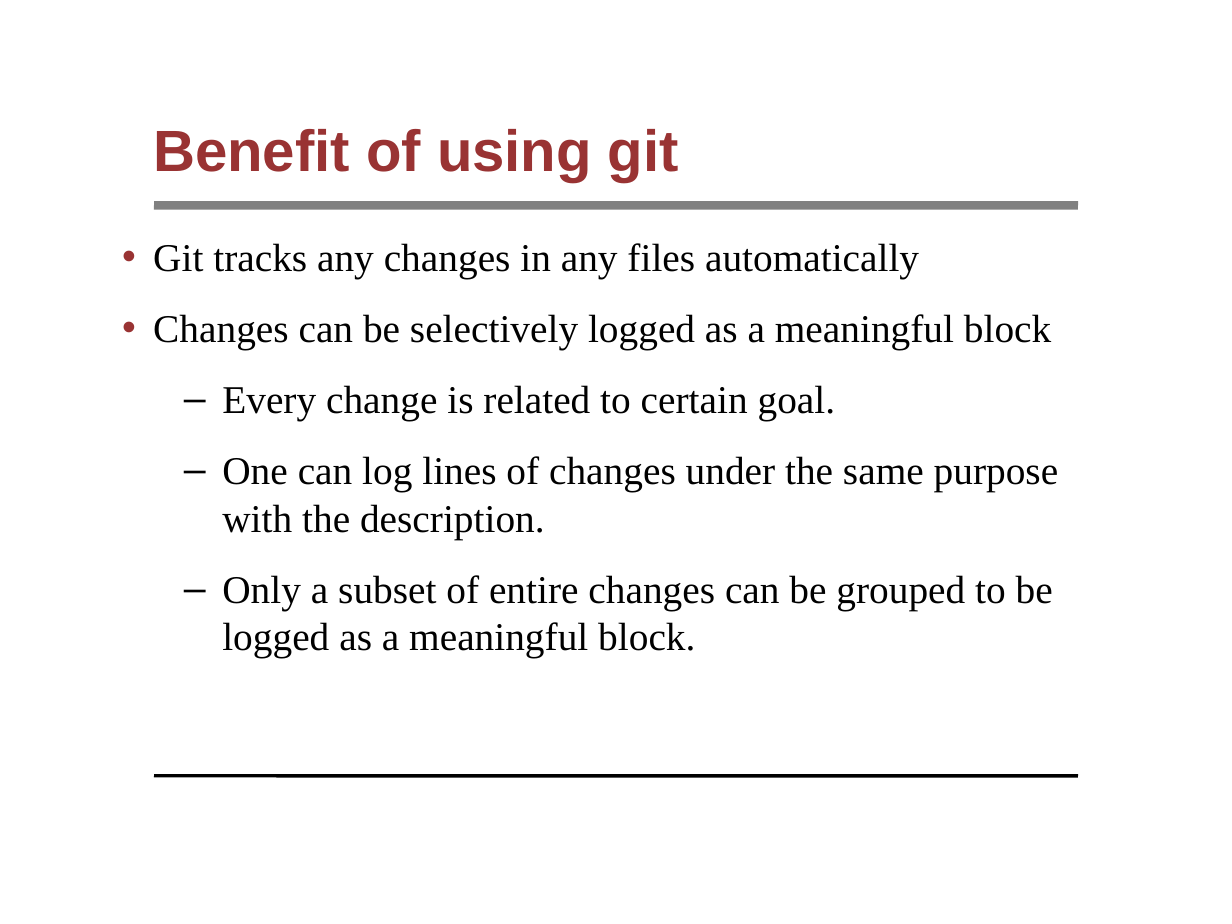
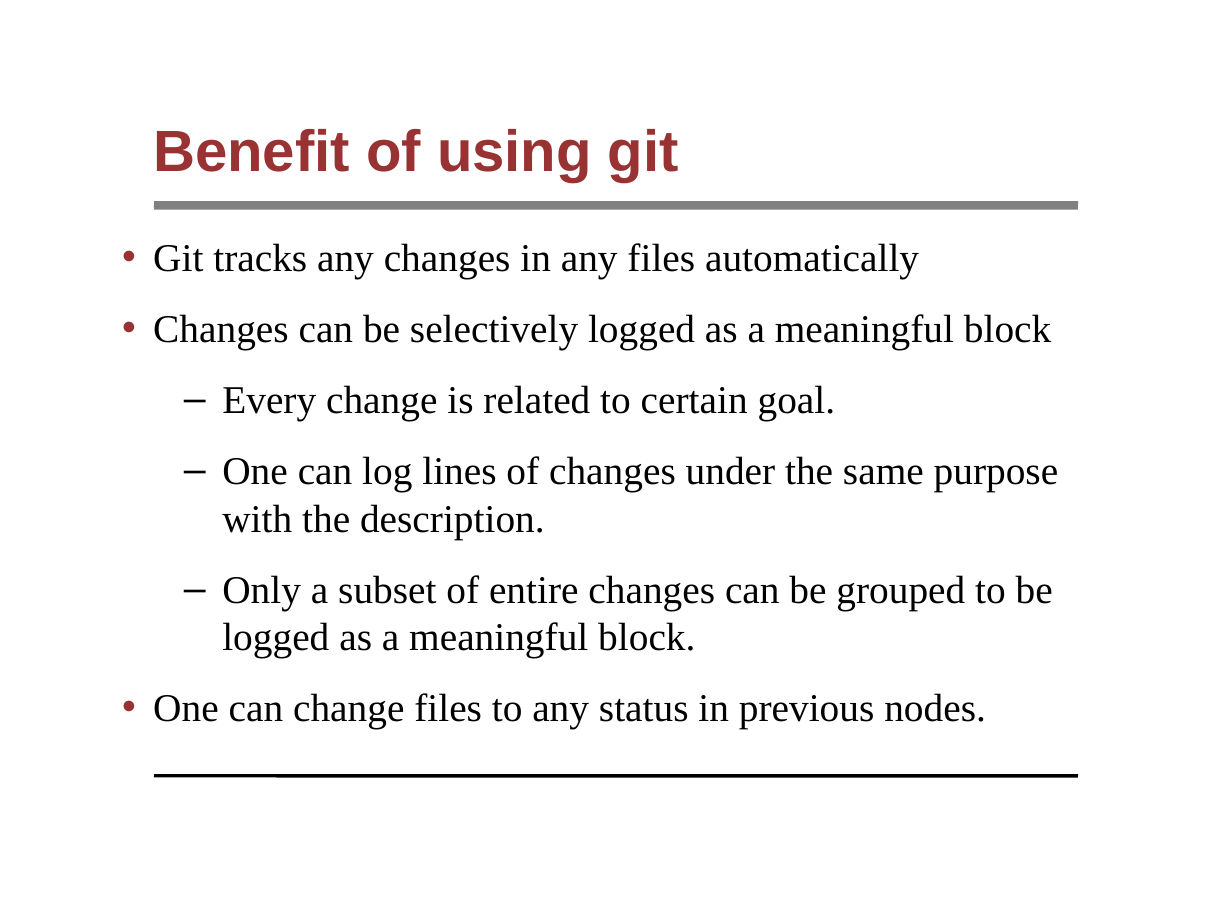
Before and after one commit to syyunn/pml-git, a slide deck: slide 5 of file-changes/main.ppt. Drawn at 1232x924 pixels with LibreOffice and Linux fonts; fonts in the diff are those of the drawing; background and template pictures are left out. Boxes give left, top, right and bottom in pixels: in the first picture for what was removed or moved away, otherwise in the second. Text is boxed around its words. In the diff, an @@ line names an element or a change of style, - is before the commit and + after.

```diff
--- a/file-changes/main.ppt
+++ b/file-changes/main.ppt
@@ text at bbox=[153, 693, 986, 729]: paragraph added @@
+• One can change files to any status in previous nodes.
```
Also in this commit, not shown: 12 slides added, 13 slides removed.
